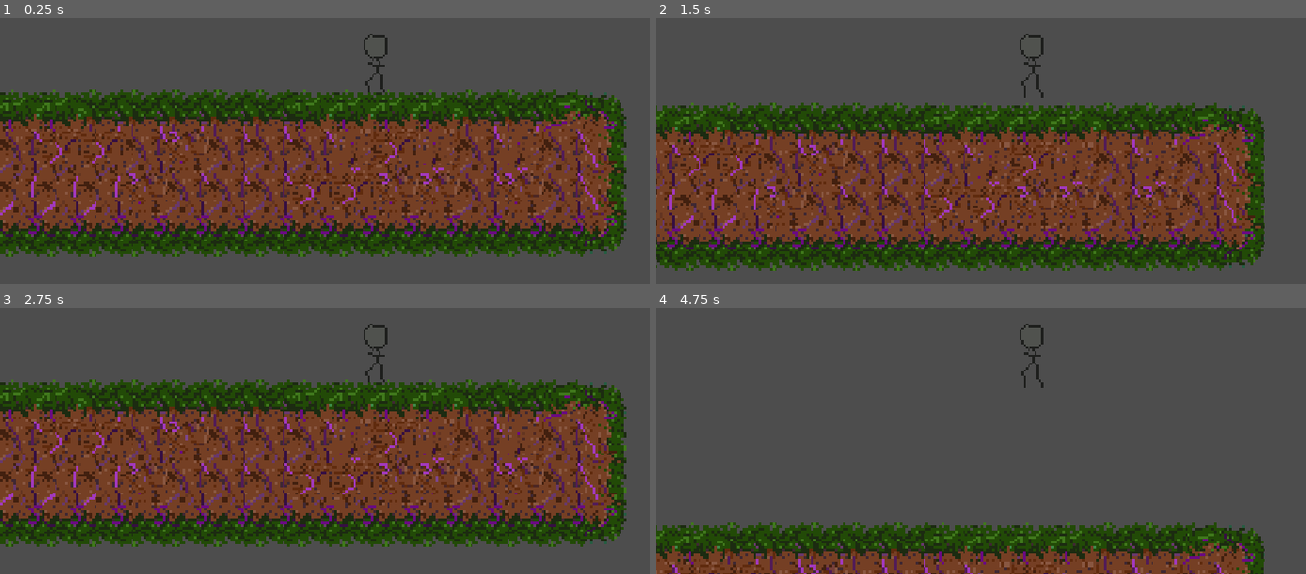
Above: before the commit, frames 1-4 (two rows, left to right).
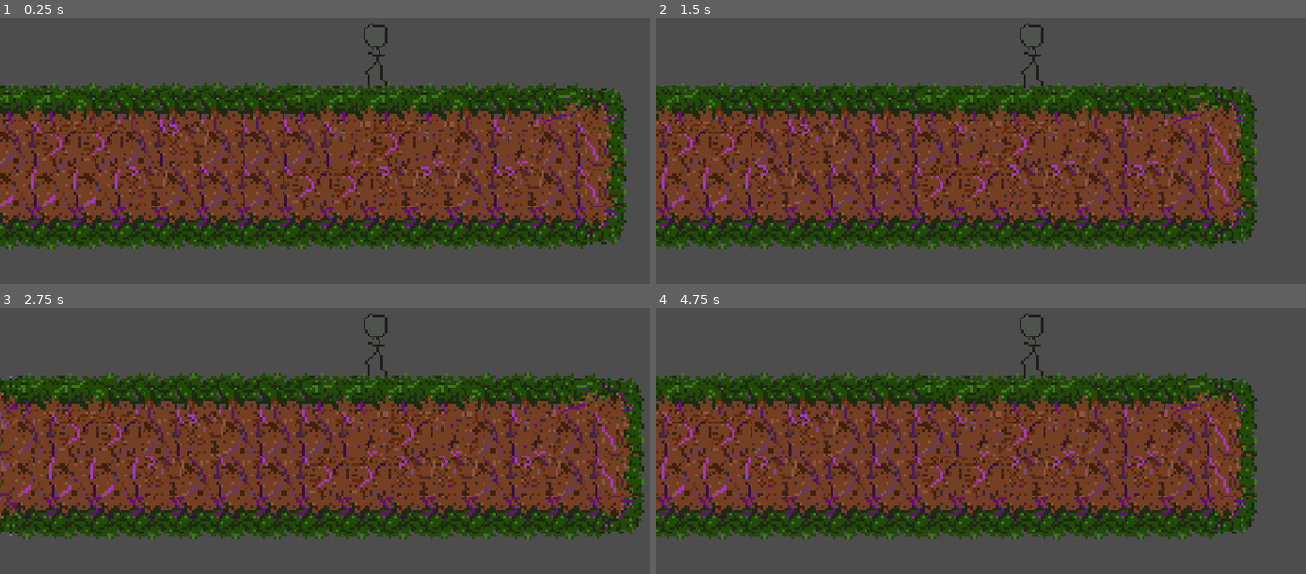
Above: after the commit, the same moments.

Repository: cibaer1/EnchantedJam
Game: Godot game, scene res://world.tscn
Same seed, same stepped clock (60 frames per second), same inputs: the game is played once before the commit and once after it.
Inputs (mouse positions are in pixels of both pictures, inside the frame that each line leads up to):
- Up to frame 1 (0.25 s): no input
- Up to frame 2 (1.5 s): tap Enter at 0.5 s; move the mouse to (1195, 52) at 0.52 s; tap F (Transform) at 0.6 s; tap W (Jump) at 0.77 s; move the mouse to (883, 92) at 1.27 s; tap D (MoveE) at 1.35 s
- Up to frame 3 (2.75 s): tap W (Jump) at 1.52 s; tap F (Transform) at 1.55, 2.3 s; move the mouse to (outside the picture) at 2.02 s; tap A (MoveW) at 2.1 s
- Up to frame 4 (4.75 s): tap Space at 2.75 s; move the mouse to (994, 446) at 2.77 s; tap F (Transform) at 2.85, 3.6, 4.55 s; tap W (Jump) at 3.02, 3.77, 4.52 s; move the mouse to (1260, 425) at 3.52 s; move the mouse to (outside the picture) at 4.27 s; tap D (MoveE) at 4.35 s

The runs differ from the first frame. In frame 1, 35% of the frame differs, in the area x 0-97%, y 2-90%; in frame 2, 46%; in frame 3, 37%; in frame 4, 67%, in the area x 0-94%, y 2-100%.

Commit message:
added functionality to the radial menu u can now switch between transformations!

Diff:
--- a/Scenes/animal_transform_controller.gd
+++ /dev/null
@@ -1,9 +0,0 @@
-extends Node2D
-
-@onready var ui_controller: UIController = $"../../CanvasLayer"
-
-func _ready() -> void:
-	ui_controller.selected_animal.connect(animal_transform)
-
-func animal_transform(animal: String):
-	print(animal)
--- a/Scenes/player.tscn
+++ b/Scenes/player.tscn
@@ -2,7 +2,7 @@
 
 [ext_resource type="Script" uid="uid://4nrndj0per0m" path="res://scripts/player_controller.gd" id="1_onrkg"]
 [ext_resource type="Texture2D" uid="uid://lryhcb0ow4bp" path="res://textures/TempPlayer.png" id="2_6t5aa"]
-[ext_resource type="Script" uid="uid://di1srby7kb58g" path="res://Scenes/animal_transform_controller.gd" id="3_6t5aa"]
+[ext_resource type="Texture2D" uid="uid://bi0was6pjn2uu" path="res://textures/CatUI.png" id="3_6t5aa"]
 
 [sub_resource type="CapsuleShape2D" id="CapsuleShape2D_6t5aa"]
 radius = 3.0
@@ -10,15 +10,19 @@
 
 [node name="Player" type="CharacterBody2D" unique_id=80646361]
 script = ExtResource("1_onrkg")
+human_jump_velocity = -200
 
 [node name="CollisionShape2D" type="CollisionShape2D" parent="." unique_id=630197813]
-position = Vector2(0, 3)
+z_index = 1
 shape = SubResource("CapsuleShape2D_6t5aa")
 
-[node name="Sprite2D" type="Sprite2D" parent="." unique_id=1114755004]
-position = Vector2(0, -3)
+[node name="HumanSprite" type="Sprite2D" parent="." unique_id=1114755004]
+position = Vector2(0, -7)
 scale = Vector2(0.8, 0.8)
 texture = ExtResource("2_6t5aa")
 
-[node name="AnimalTransformController" type="Node2D" parent="." unique_id=1632873619]
-script = ExtResource("3_6t5aa")
+[node name="CatSprite" type="Sprite2D" parent="." unique_id=1611855391]
+visible = false
+position = Vector2(1, -1)
+scale = Vector2(0.5, 0.5)
+texture = ExtResource("3_6t5aa")
--- a/scripts/player_controller.gd
+++ b/scripts/player_controller.gd
@@ -2,9 +2,38 @@
 extends CharacterBody2D
 @onready var ui_controller: UIController = $"../CanvasLayer"
 
-@export var SPEED = 300.0
-@export var JUMP_VELOCITY = -400.0
+@export var human_jump_velocity = -100
+@export var human_speed = 150
+@export var cat_jump_velocity = -400
+@export var cat_speed = 250
 
+
+var SPEED = 300.0
+var JUMP_VELOCITY = -400.0
+
+var collider: CollisionShape2D
+
+var human_sprite: Sprite2D
+var cat_sprite: Sprite2D
+
+var current_animal: String = "Nothing"
+
+func _ready() -> void:
+	ui_controller.selected_animal.connect(animal_transform)
+	collider = $CollisionShape2D
+
+	human_sprite = $HumanSprite
+	cat_sprite = $CatSprite
+
+
+	set_collider_size(3, 13)
+	JUMP_VELOCITY = human_jump_velocity
+	SPEED = human_speed
+
+func set_collider_size(radius: float, height: float):
+	var capsule := collider.shape as CapsuleShape2D
+	capsule.radius = radius
+	capsule.height = height
 
 func _physics_process(delta: float) -> void:
 	# Add the gravity.
@@ -34,3 +63,25 @@
 
 func die():
 	get_tree().reload_current_scene()
+
+func animal_transform(selected_animal: String):
+	current_animal = selected_animal
+	match selected_animal:
+		"Nothing":
+			pass
+		"Human":
+			set_collider_size(3, 13)
+			#set all sprites except human to invisible and human to visible TODO make a flexible function for this
+			cat_sprite.hide()
+			human_sprite.show()
+			#set all movement attributes TODO also make a flexible function for this
+			SPEED = human_speed
+			JUMP_VELOCITY = human_jump_velocity
+		"Cat":
+			set_collider_size(1.5, 10)
+			#set all sprites except human to invisible and human to visible TODO make a flexible function for this
+			cat_sprite.show()
+			human_sprite.hide()
+			#set all movement attributes TODO also make a flexible function for this
+			SPEED = cat_speed
+			JUMP_VELOCITY = cat_jump_velocity
Not shown, removed: Scenes/animal_transform_controller.gd.uid
